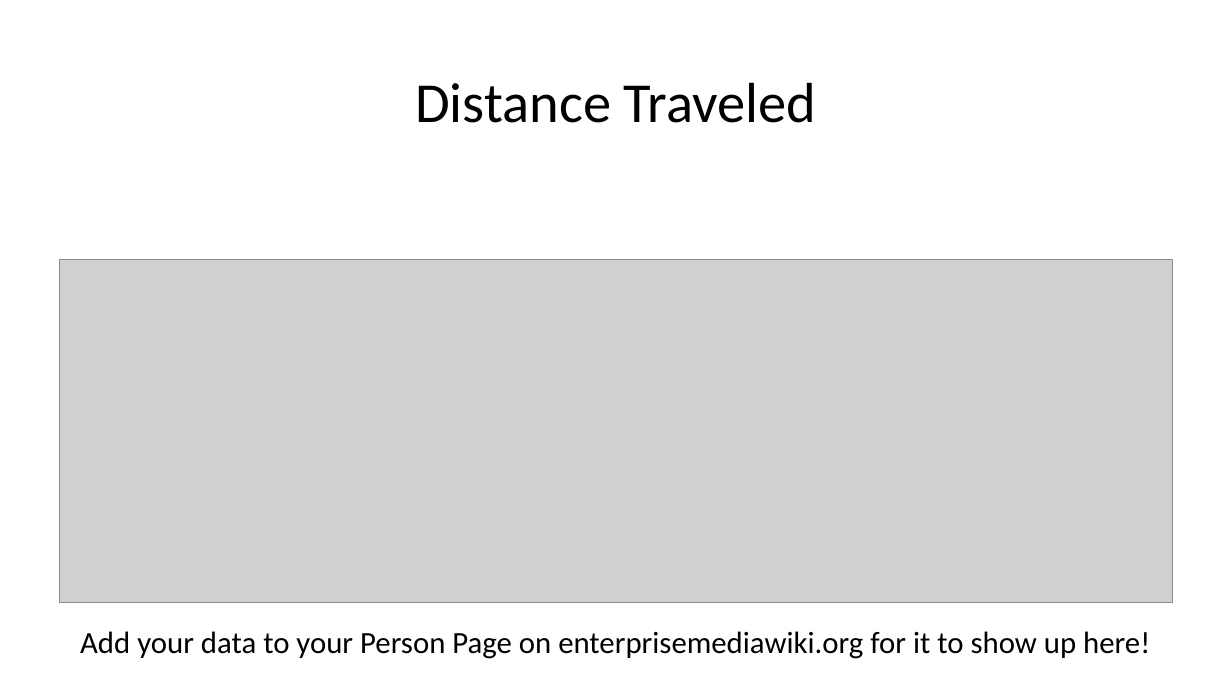
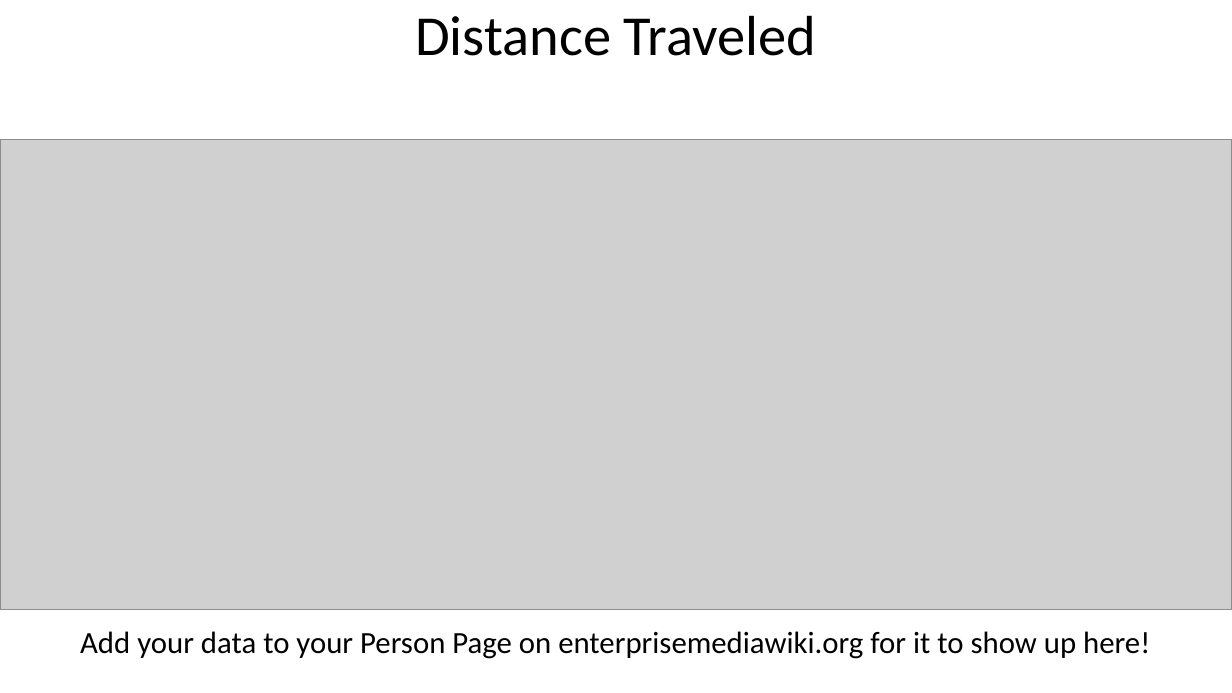
Before and after one commit to enterprisemediawiki/Conference, a slide deck: slide 6 of Screensaver for Conference.pptx. Drawn at 1232x693 pixels with LibreOffice and Linux fonts; fonts in the diff are those of the drawing; grey boxes stand for pictures. Boxes give left, top, right and bottom in pixels: in the first picture for what was removed or moved away, otherwise in the second. Text is boxed around its words. In the diff, an @@ line names an element or a change of style, - is before the commit and + after.

```diff
--- a/Screensaver for Conference.pptx
+++ b/Screensaver for Conference.pptx
@@ title "Distance Traveled": place and size @@
-title "Distance Traveled" at [415,82,816,123]
+title "Distance Traveled" at [415,15,816,56]
@@ picture: place and size @@
-picture at [59,260,1172,602]
+picture at [0,140,1232,610]
```
Also in this commit, not shown: 10 other slides changed, 11 other files.
